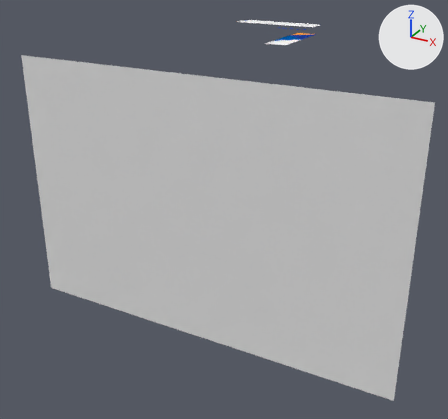
A saved change to the Blender file ForumVideosProject.blend.
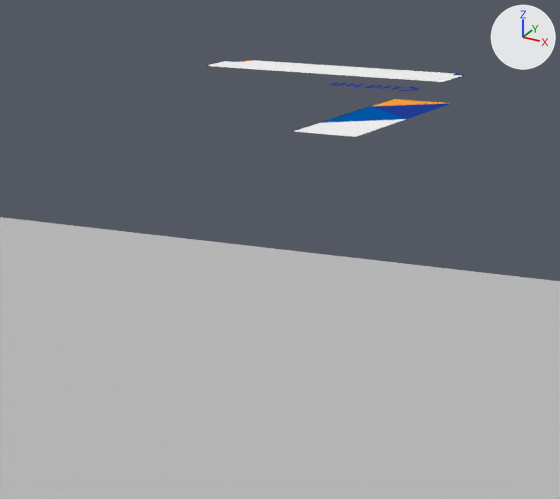
There are two pictures of each version: one whole from a camera (50 mm lens) standing at (6.26, -12.18, 1.92) and looking at (-0.26, -0.32, -4.01), one close up on the part from 37% to 79% of the width and 0% to 39% of the height. The lights are fixed; the arrows at upper right show +X, +Y and +Z. Both versions are drawn at frame 88 of the action 'Plane.001Action'; the numbers are the values there.
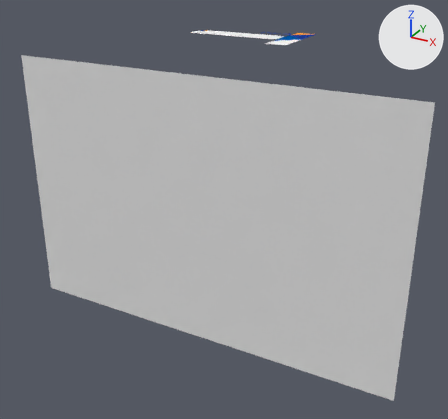
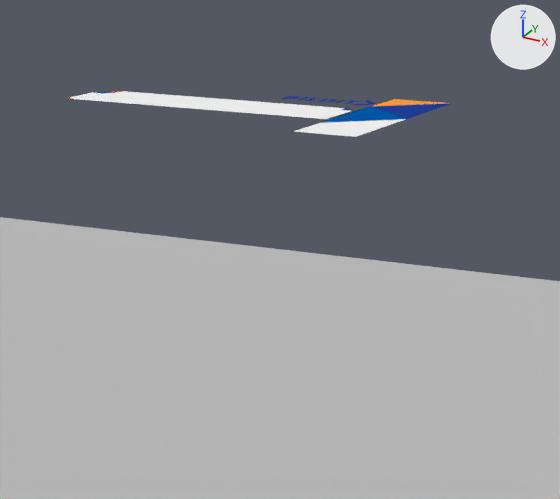
Boxes [x1, y1, x2, y2] around the edits, measured in the close-ups (560 x 499 px):
'Plane.001', moved: before [207, 60, 464, 82]; after [69, 91, 353, 119]
'BildITLogo', moved: before [330, 82, 420, 91]; after [281, 96, 376, 105]

What changed in the scene script:
```text
Change ob_plane_001:
    ob_plane_001.location: (1.477, 2.147, 0.0) -> (1.477, 0.0, 0.0)
Change ob_bilditlogo:
    ob_bilditlogo.location: (0.921, 1.395, 0.0) -> (0.921, 0.556, 0.0)
```
